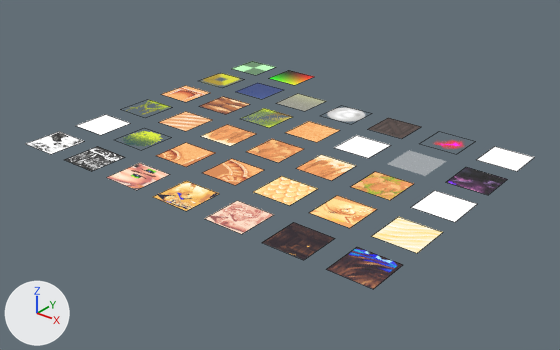
What one commit did to the Blender file assets/materials/materials.blend.
Both versions are drawn from a camera (50 mm lens) standing at (30.4, -20.4, 15.2) and looking at (8.9, 6.5, -1.5). The lights are fixed; the arrows at lower left show +X, +Y and +Z. Mesh edges are drawn as thin lines.
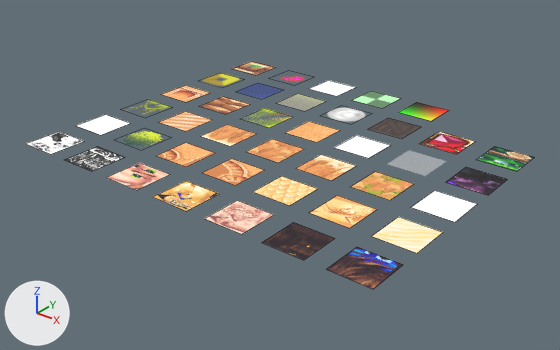
The change, as a diff of the scene's bpy script:
```diff
--- a/assets/materials/materials.blend.py
+++ b/assets/materials/materials.blend.py
@@ mat_materials_objects_pickups_scroll @@
+mat_materials_objects_pickups_scroll = bpy.data.materials.new('materials/objects/pickups/scroll')
+# colours: black #000000
+# uses the picture img_scroll_png
@@ mat_materials_objects_pickups_manabottle @@
+mat_materials_objects_pickups_manabottle = bpy.data.materials.new('materials/objects/pickups/manabottle')
+# colours: black #000000
+# uses the picture img_manabottle_png
@@ mat_materials_objects_pickups_heart @@
+mat_materials_objects_pickups_heart = bpy.data.materials.new('materials/objects/pickups/heart')
+# colours: black #000000
+# uses the picture img_heart_png
@@ me_plane_033 @@
 me_plane_033.from_pydata(...)  # 4 vertices, 1 face; spans x -1.0..1.0, y -1.0..1.0, z 0.0
-me_plane_033.materials.append(mat_materials_spell_fire_particle)
+me_plane_033.materials.append(mat_materials_objects_pickups_heart)
@@ me_plane_034 @@
 me_plane_034.from_pydata(...)  # 4 vertices, 1 face; spans x -1.0..1.0, y -1.0..1.0, z 0.0
-me_plane_034.materials.append(mat_materials_spell_symbols)
+me_plane_034.materials.append(mat_materials_objects_pickups_manabottle)
@@ me_plane_035 @@
 me_plane_035.from_pydata(...)  # 4 vertices, 1 face; spans x -1.0..1.0, y -1.0..1.0, z 0.0
-me_plane_035.materials.append(mat_materials_test_checker_ground)
+me_plane_035.materials.append(mat_materials_objects_pickups_scroll)
@@ me_plane_036 @@
 me_plane_036.from_pydata(...)  # 4 vertices, 1 face; spans x -1.0..1.0, y -1.0..1.0, z 0.0
-me_plane_036.materials.append(mat_materials_test)
+me_plane_036.materials.append(mat_materials_spell_fire_particle)
@@ me_plane_037 @@
+me_plane_037.from_pydata([(-1.0, -1.0, 0.0), (1.0, -1.0, 0.0), (-1.0, 1.0, 0.0), (1.0, 1.0, 0.0)], [], [(0, 1, 3, 2)])
+me_plane_037.materials.append(mat_materials_spell_symbols)
@@ ob_plane_039 @@
+ob_plane_039 = bpy.data.objects.new('Plane.039', me_plane_039)  # 4 vertices, 1 face; spans x -1.0..1.0, y -1.0..1.0, z 0.0
+ob_plane_039.location = (12.0, 15.0, 0.0)
@@ ob_plane_038 @@
+ob_plane_038 = bpy.data.objects.new('Plane.038', me_plane_038)  # 4 vertices, 1 face; spans x -1.0..1.0, y -1.0..1.0, z 0.0
+ob_plane_038.location = (9.0, 15.0, 0.0)
@@ ob_plane_037 @@
+ob_plane_037 = bpy.data.objects.new('Plane.037', me_plane_037)
+ob_plane_037.location = (6.0, 15.0, 0.0)
```

What differs and where, as boxes (x1, y1, x2, y2) in the pictures (560 x 350 px):
'Plane.034', recoloured: (477, 146, 534, 171) in both
'Plane.033', recoloured: (420, 132, 475, 154) in both
'Plane.039', added: after (399, 102, 449, 121)
'Plane.038', added: after (353, 91, 400, 108)
'Plane.037', added: after (309, 80, 355, 96)
'Plane.036', recoloured: (269, 70, 314, 85) in both
'Plane.035', recoloured (green to beige): (232, 61, 275, 75) in both
